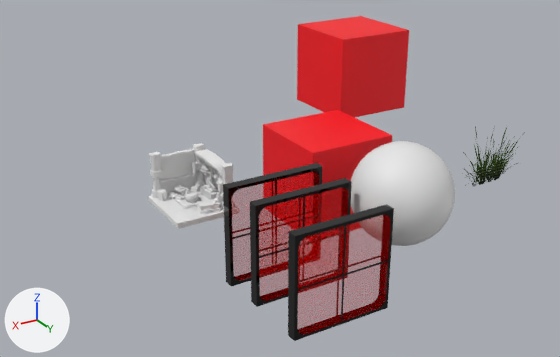
The Blender file scenes/src/Vulkan Scene.blend as it was, and as the next commit left it.
Both versions are drawn from a camera (50 mm lens) standing at (8.96, 13.0, 6.62) and looking at (1.37, 0.34, 0.29). Lighting does not change. The marker at lower left points along +X, +Y and +Z. The first picture is the older version.

Before the edit, the objects in view are built like this:
```python
ob_cube = bpy.data.objects.new('Cube', me_cube)
ob_cube.location = (0.0, 0.0, 0.0)
ob_cube_002 = bpy.data.objects.new('Cube.002', me_cube_001)
ob_cube_002.location = (2.18, 2.46, 0.0)
ob_cube_002.scale = (1.0, 0.1, 1.0)
ob_cube_003 = bpy.data.objects.new('Cube.003', me_cube_002)
ob_cube_003.location = (2.07, 3.55, -0.12)
ob_cube_003.scale = (1.0, 0.1, 1.0)
ob_cube_004 = bpy.data.objects.new('Cube.004', me_cube_003)
ob_cube_004.location = (2.3, 1.68, 0.05)
ob_cube_004.scale = (1.0, 0.1, 1.0)
ob_mesh_all1_texture1_0 = bpy.data.objects.new('mesh_all1_Texture1_0', me_mesh_all1_texture1_0)
ob_mesh_all1_texture1_0.location = (3.12, 0.0, 0.06)
ob_plane = bpy.data.objects.new('Plane', me_plane)
ob_plane.location = (-2.73, 2.23, 1.0)
ob_plane.rotation_euler = (1.571, 0.0, 0.0)  # degrees (90, 0, 0)
ob_plane_001 = bpy.data.objects.new('Plane.001', me_plane_001)
ob_plane_001.location = (-2.73, 2.23, 1.0)
ob_plane_001.rotation_euler = (1.571, 0.0, 0.0)  # degrees (90, 0, 0)
ob_sphere = bpy.data.objects.new('Sphere', me_sphere)
ob_sphere.location = (0.0, 2.58, 0.5)
# also in view: 'Cube.001' at (-2.61, -2.74, 1.42)
```
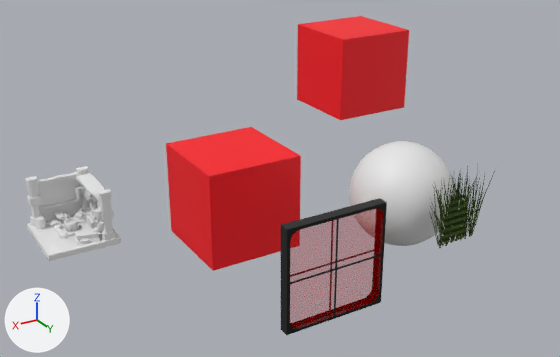
Boxes (x1, y1, x2, y2) around the edits, measured in the pictures (560 x 357 px):
'Cube', moved: before (263, 110, 392, 241); after (166, 127, 301, 271)
'mesh_all1_Texture1_0', moved: before (148, 143, 239, 229); after (25, 166, 121, 261)
'Cube.003', moved: before (288, 204, 394, 341); after (281, 198, 387, 335)
'Cube.002', deleted: before (250, 178, 351, 307)
'Cube.004', deleted: before (223, 163, 322, 286)
'Plane.001', surface changed, moved: before (462, 126, 515, 186); after (429, 180, 478, 248)
'Plane', surface changed, moved: before (492, 126, 525, 164); after (443, 162, 495, 218)

Diff of the bpy script that builds the scene:
```diff
--- a/scenes/src/Vulkan Scene.blend.py
+++ b/scenes/src/Vulkan Scene.blend.py
@@ img_grass_texture_png @@
+img_grass_texture_png = load_image('Grass Texture.png', '../../textures/Grass Texture.png', 512, 512, 'sRGB')
@@ mat_material_003 @@
 n2 = _N.new('ShaderNodeTexImage'); n2.name = 'Image Texture'
-n2.image = img_grass_png
+n2.image = img_grass_texture_png
 n3 = _N.new('ShaderNodeMath'); n3.name = 'Math'
@@ ob_cube @@
 ob_cube = bpy.data.objects.new('Cube', me_cube)
-ob_cube.location = (0.0, 0.0, 0.0)
+ob_cube.location = (2.28, 0.0, 0.0)
@@ ob_mesh_all1_texture1_0 @@
 ob_mesh_all1_texture1_0 = bpy.data.objects.new('mesh_all1_Texture1_0', me_mesh_all1_texture1_0)
-ob_mesh_all1_texture1_0.location = (3.12, 0.0, 0.06)
+ob_mesh_all1_texture1_0.location = (5.55, 0.0, 0.06)
@@ ob_cube_002 @@
-ob_cube_002 = bpy.data.objects.new('Cube.002', me_cube_001)
-ob_cube_002.location = (2.18, 2.46, 0.0)
-ob_cube_002.scale = (1.0, 0.1, 1.0)
@@ ob_cube_003 @@
 ob_cube_003 = bpy.data.objects.new('Cube.003', me_cube_002)
-ob_cube_003.location = (2.07, 3.55, -0.12)
+ob_cube_003.location = (2.18, 3.49, 0.0)
 ob_cube_003.scale = (1.0, 0.1, 1.0)
@@ ob_cube_004 @@
-ob_cube_004 = bpy.data.objects.new('Cube.004', me_cube_003)
-ob_cube_004.location = (2.3, 1.68, 0.05)
-ob_cube_004.scale = (1.0, 0.1, 1.0)
@@ ob_plane @@
 ob_plane = bpy.data.objects.new('Plane', me_plane)
-ob_plane.location = (-2.73, 2.23, 1.0)
+ob_plane.location = (0.01, 4.17, 0.97)
 ob_plane.rotation_euler = (1.571, 0.0, 0.0)  # degrees (90, 0, 0)
@@ ob_plane_001 @@
 ob_plane_001 = bpy.data.objects.new('Plane.001', me_plane_001)
-ob_plane_001.location = (-2.73, 2.23, 1.0)
+ob_plane_001.location = (0.01, 4.17, 0.97)
 ob_plane_001.rotation_euler = (1.571, 0.0, 0.0)  # degrees (90, 0, 0)
```
